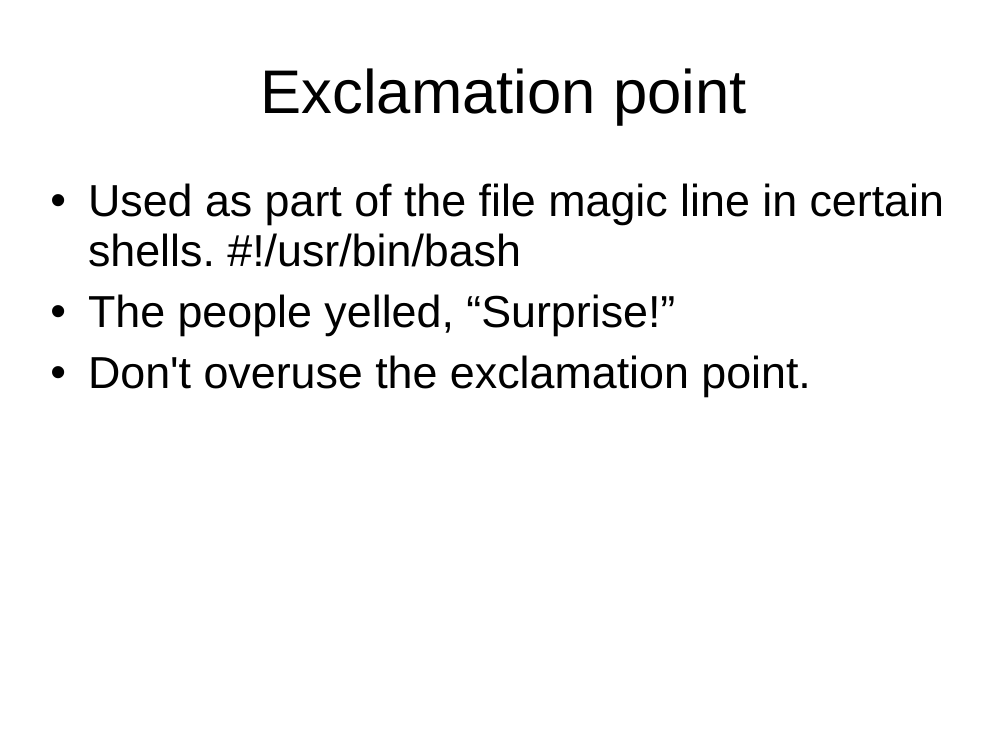
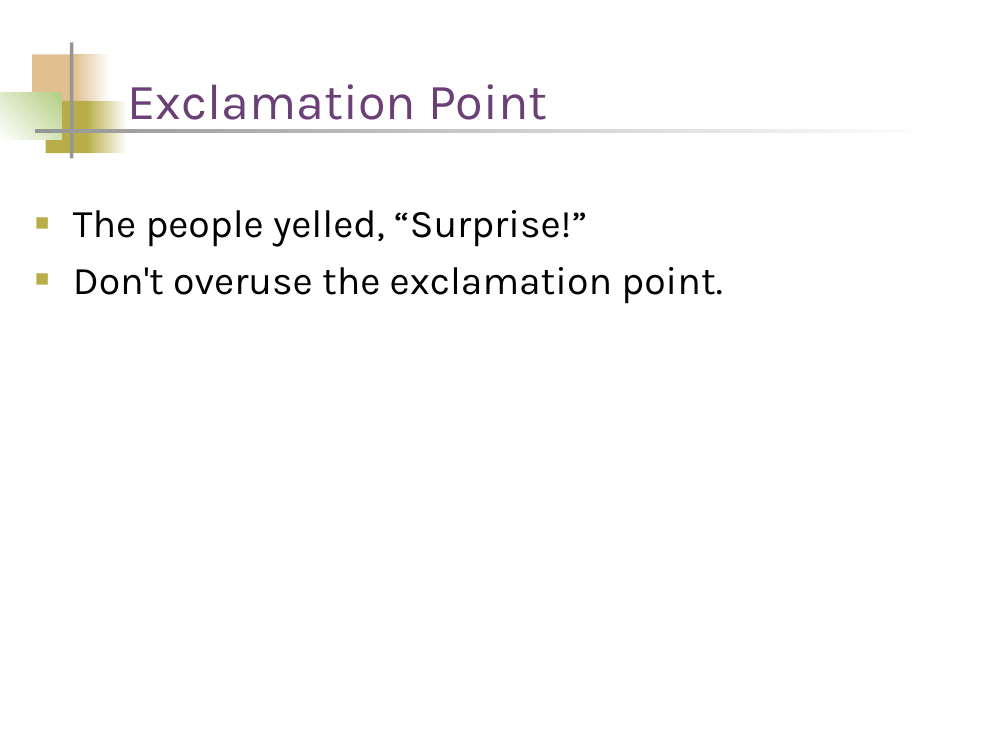
Before and after one commit to palmerc/lab, a slide deck: slide 20 of classes/engl4190/commas_and_end_punctuation.ppt (slide 22 before the commit). Drawn at 1008x756 pixels with LibreOffice and Linux fonts; fonts in the diff are those of the drawing. Boxes give left, top, right and bottom in pixels: in the first picture for what was removed or moved away, otherwise in the second. Text is boxed around its words. In the diff, an @@ line names an element or a change of style, - is before the commit and + after.

```diff
--- a/classes/engl4190/commas_and_end_punctuation.ppt
+++ b/classes/engl4190/commas_and_end_punctuation.ppt
@@ rectangle added at box(32, 54, 81, 107), fill #E1BF91 @@
@@ rectangle added at box(70, 42, 73, 158), fill #969696 @@
@@ rectangle added at box(75, 54, 111, 107), fill gradient #FFFFFF to #E1BF91 @@
@@ title "Exclamation Point" at box(128, 84, 548, 131): vertical alignment middle to bottom @@
@@ title at box(128, 84, 548, 131): text changed; size 44 to 36 pt; font Arial to Karla; text colour #000000 to #6A4076 @@
-Exclamation point
+Exclamation Point
@@ rectangle added at box(0, 93, 61, 139), fill gradient #B3CE82 to #FFFFFF @@
@@ rectangle added at box(45, 101, 92, 153), fill #B8AD48 @@
@@ rectangle added at box(87, 101, 127, 153), fill gradient #FFFFFF to #B8AD48 @@
@@ rectangle added at box(35, 129, 942, 132), fill gradient #FFFFFF to #969696 @@
@@ text "The people yelled, “Surprise!”": place and size @@
-text "The people yelled, “Surprise!”" at box(88, 183, 944, 397)
+text "The people yelled, “Surprise!”" at box(73, 210, 722, 304)
@@ text "The people yelled, “Surprise!”" at box(73, 210, 722, 304): size 32 to 28 pt, font Arial to Karla; bullet • to ■; line spacing 0.93 to 1; less space between paragraphs; bullet colour #000000 to #B8AD48 @@
@@ text at box(88, 183, 944, 267): paragraph removed @@
-• Used as part of the file magic line in certain shells. #!/usr/bin/bash
```
Also in this commit, not shown: 17 other slides changed, 2 slides added, 4 slides removed.
